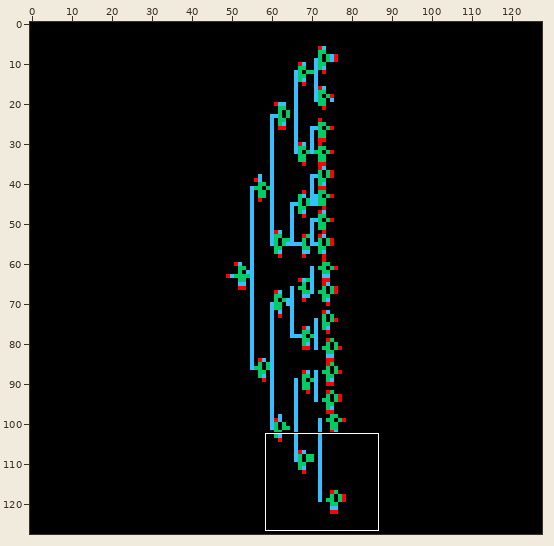
Edited in one commit: sprite sheet (5_32ColumnDecoder_BG/schematic/thumbnail_128x128.png). The first picture is a wide view before the edit; the outline marks the close-up.
Close-up. Before the edit:
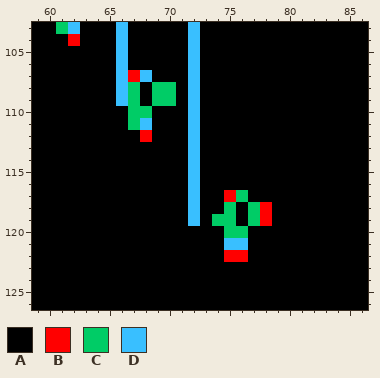
The file is 128x128 pixels. Shown: x 59..86, y 103..126.
Palette (. is transparent): A #000000  B #ff0000  C #00cc66  D #39bfff
Pixels before, first column x 59:
103 AACDAAADAAAAADAAAAAAAAAAAAAA
104 AAABAAADAAAAADAAAAAAAAAAAAAA
105 AAAAAAADAAAAADAAAAAAAAAAAAAA
106 AAAAAAADAAAAADAAAAAAAAAAAAAA
107 AAAAAAADBDAAADAAAAAAAAAAAAAA
108 AAAAAAADCACCADAAAAAAAAAAAAAA
109 AAAAAAADCACCADAAAAAAAAAAAAAA
110 AAAAAAAACCAAADAAAAAAAAAAAAAA
111 AAAAAAAACDAAADAAAAAAAAAAAAAA
112 AAAAAAAAABAAADAAAAAAAAAAAAAA
113 AAAAAAAAAAAAADAAAAAAAAAAAAAA
114 AAAAAAAAAAAAADAAAAAAAAAAAAAA
115 AAAAAAAAAAAAADAAAAAAAAAAAAAA
116 AAAAAAAAAAAAADAAAAAAAAAAAAAA
117 AAAAAAAAAAAAADAABCAAAAAAAAAA
118 AAAAAAAAAAAAADAACACBAAAAAAAA
119 AAAAAAAAAAAAADACCACBAAAAAAAA
120 AAAAAAAAAAAAAAAACCAAAAAAAAAA
121 AAAAAAAAAAAAAAAADDAAAAAAAAAA
122 AAAAAAAAAAAAAAAABBAAAAAAAAAA
123 AAAAAAAAAAAAAAAAAAAAAAAAAAAA
124 AAAAAAAAAAAAAAAAAAAAAAAAAAAA
125 AAAAAAAAAAAAAAAAAAAAAAAAAAAA
126 AAAAAAAAAAAAAAAAAAAAAAAAAAAA
And afterwards:
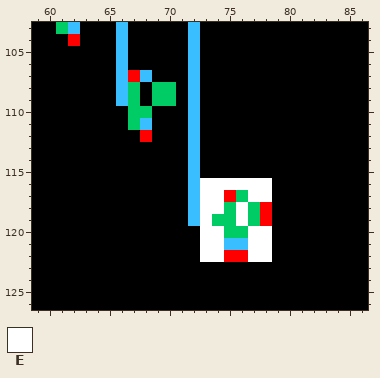
Colours new in this view: E #ffffff
What changed:
Changed rows in their new state; - is an unchanged pixel.
first column x 73:
116 EEEEEE
117 EE--EE
118 EE-E--
119 E--E--
120 EE--EE
121 EE--EE
122 EE--EE
